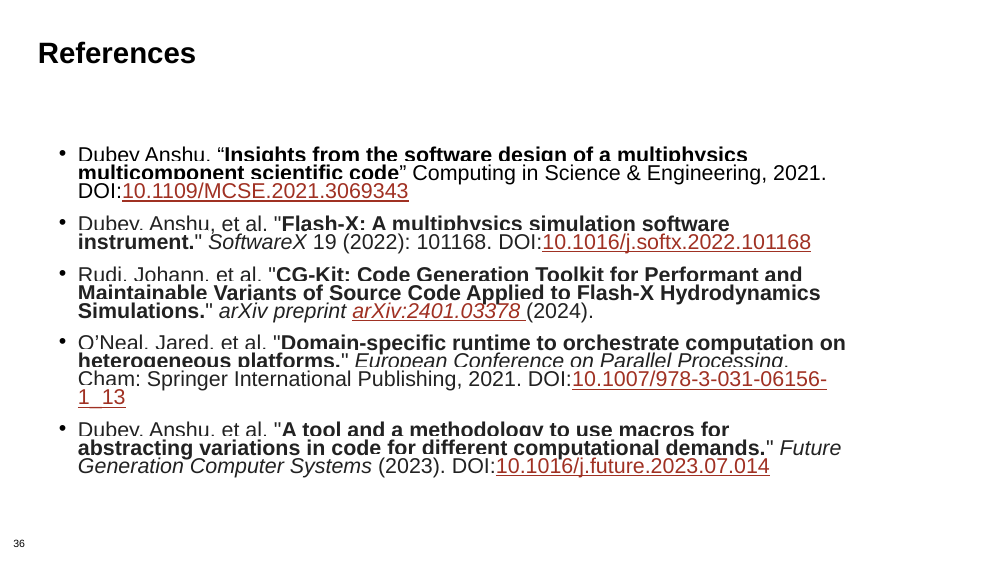
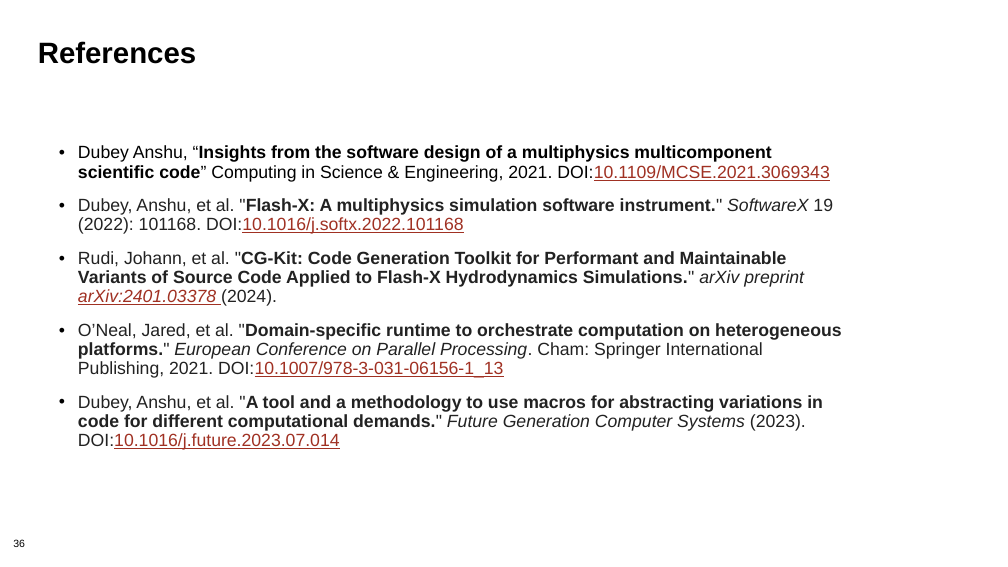
Before and after one commit to bssw-tutorial/presentations, a slide deck: slide 36 of design.pptx. Drawn at 1008x567 pixels with LibreOffice and Linux fonts; fonts in the diff are those of the drawing. Boxes give left, top, right and bottom in pixels: in the first picture for what was removed or moved away, otherwise in the second. Text is boxed around its words. In the diff, an @@ line names an element or a change of style, - is before the commit and + after.

```diff
--- a/design.pptx
+++ b/design.pptx
@@ text "Dubey Anshu, “Insights from the ..." at <box>78,145,841,450</box>: size 20.4 to 16.8 pt; line spacing 0.7 to 0.9 @@
```
Also in this commit, not shown: 2 other slides changed, 6 other files.
